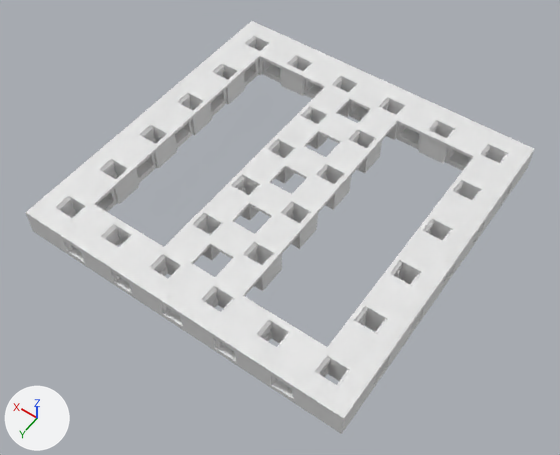
A saved change to the Blender file blender/clip_grid_2cm.blend.
The view is the same before and after, from a camera (50 mm lens) standing at (-96.5, 139.9, 201.7) and looking at (-3.5, 9.8, -2.8). Arrows for +X, +Y and +Z are at lower left; the lights stay in place.

Objects in the first picture: 'grid_2cm'.
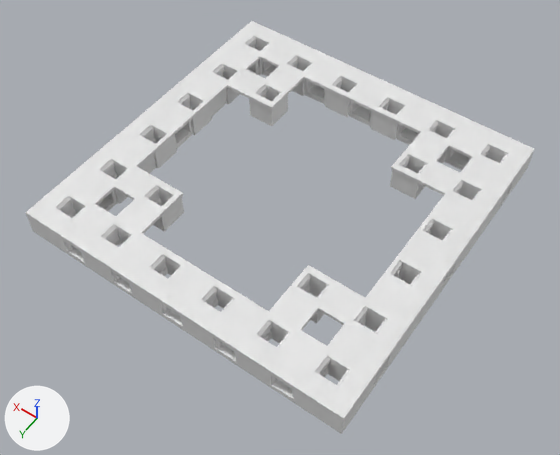
ob_clip_side_left_cutouts is not drawn itself; it is used by a modifier of ob_grid_2cm.
ob_thorugh_type_d_cutouts is not drawn itself; it is used by a modifier of ob_grid_2cm.

Where the change shows, as pixel boxes [x1, y1, x2, y2] in the pictures (560 x 455 px):
'grid_2cm', modifiers changed, reshaped: [25, 21, 534, 434] in both

Edits to the bpy script that builds the scene:
```text
Add me_cube_008:
    me_cube_008.from_pydata(...)  # 24 vertices, 22 faces; spans x -44.8..44.8, y -44.8..44.8, z -10.0..10.0
Change ob_grid_2cm:
    remove _m = ob_grid_2cm.modifiers.new('Boolean.005', 'BOOLEAN')
    add _m = ob_grid_2cm.modifiers.new('Boolean.006', 'BOOLEAN')
    _m.object: ob_thorugh_type_c_cutouts -> ob_thorugh_type_d_cutouts
Change ob_clip_side_left_cutouts:
    where _m = ob_clip_side_left_cutouts.modifiers.new('Array', 'ARRAY')
    _m.count: 5 -> 3
    where _m = ob_clip_side_left_cutouts.modifiers.new('Array', 'ARRAY')
    _m.constant_offset_displace: (20.0, 0.0, 0.0) -> (40.0, 0.0, 0.0)
Add ob_thorugh_type_d_cutouts:
    ob_thorugh_type_d_cutouts = bpy.data.objects.new('thorugh_type_d_cutouts', me_cube_008)
    ob_thorugh_type_d_cutouts.location = (0.0, 0.0, 5.0)
    ob_thorugh_type_d_cutouts.hide_set(True)
```
